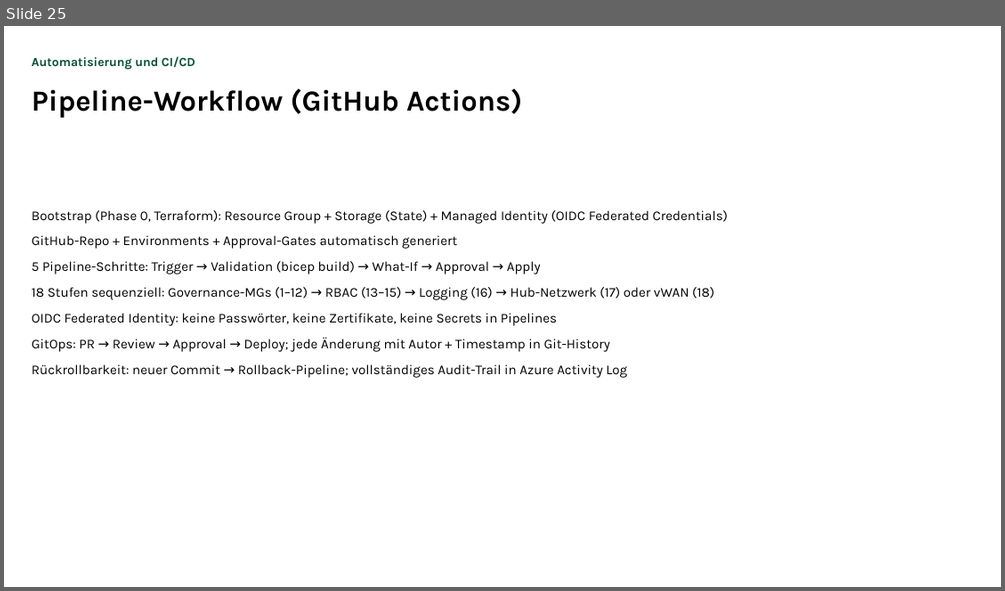
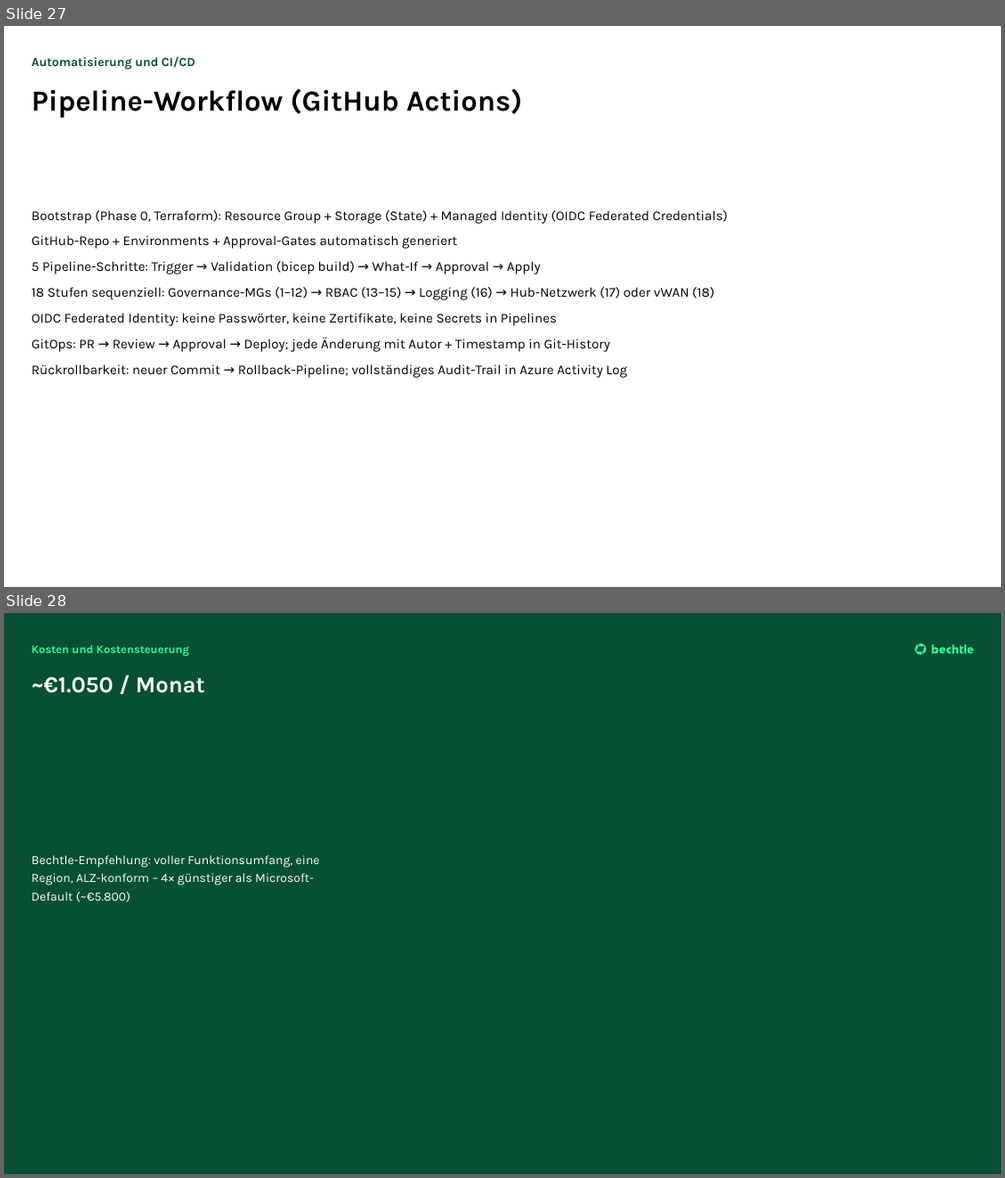
Before and after one commit to YannickBeck/azure-landing-zone, a slide deck: docs/konzept/Powerpoint/Azure-Landing-Zone-Konzept.pptx. Shown one above the other, each under a label of ours: slide 25 before the commit, slides 27 and 28 after it. The pictures are 1005x591 and 1005x1178 pixels, drawn with LibreOffice and Linux fonts; fonts in the diff are those of the drawing; background and template pictures are left out. Boxes give left, top, right and bottom in pixels: in the first picture for what was removed or moved away, otherwise in the second. Text is boxed around its words. In the diff, an @@ line names an element or a change of style, - is before the commit and + after.

```diff
--- a/docs/konzept/Powerpoint/Azure-Landing-Zone-Konzept.pptx
+++ b/docs/konzept/Powerpoint/Azure-Landing-Zone-Konzept.pptx
@@ slide 28 added at bbox=[4, 613, 1001, 1174], background #075033 @@
@@ subtitle added at bbox=[32, 645, 189, 656], 11 pt, text #2FFB95, bold @@
+Kosten und Kostensteuerung
@@ freeform shape added at bbox=[914, 643, 923, 655], fill #2FFB95, outline #075033 0.25 pt @@
@@ freeform shape added at bbox=[919, 643, 927, 655], fill #2FFB95, outline #075033 0.25 pt @@
@@ freeform shape added at bbox=[932, 644, 973, 653], fill #2FFB95 @@
@@ title added at bbox=[32, 677, 205, 693], 22 pt, text #FFFFFF, bold @@
+~€1.050 / Monat
@@ text added at bbox=[32, 855, 320, 902], 12 pt, text #FFFFFF @@
+Bechtle-Empfehlung: voller Funktionsumfang, eine Region, ALZ-konform – 4× günstiger als Microsoft-Default (~€5.800)
@@ what was slide 25 is now slide 27 @@
```
Also in this commit, not shown: 3 slides changed, 2 other slides added, 2 other files.
